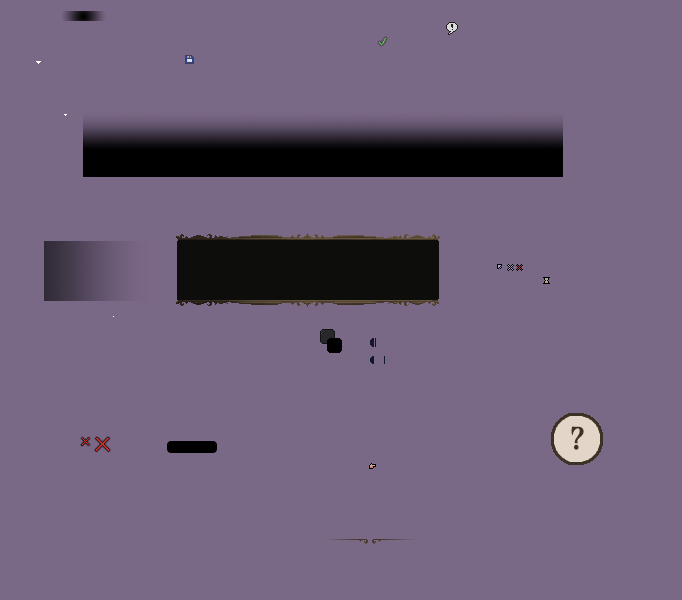
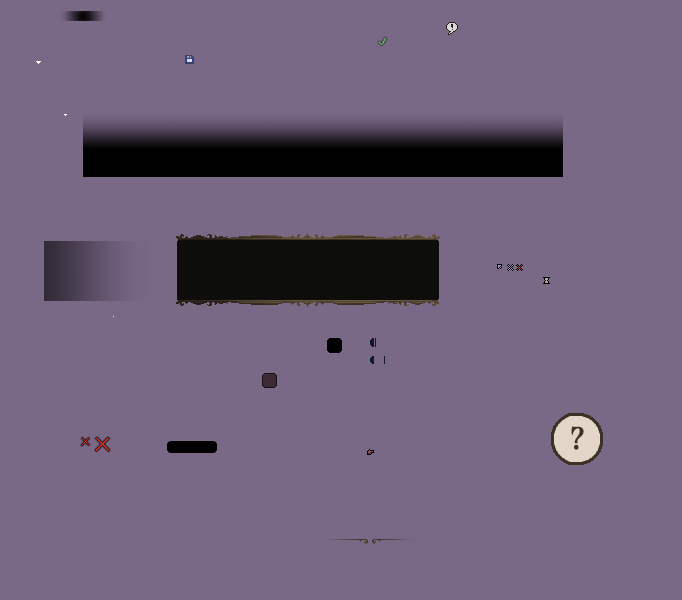
Layer changes from the first 682x600 image to the second:
painted on "QuickSlot.png" over box(262, 329, 335, 388)
painted on "ContextMenuOptionSelector.png" over box(367, 449, 376, 469)
